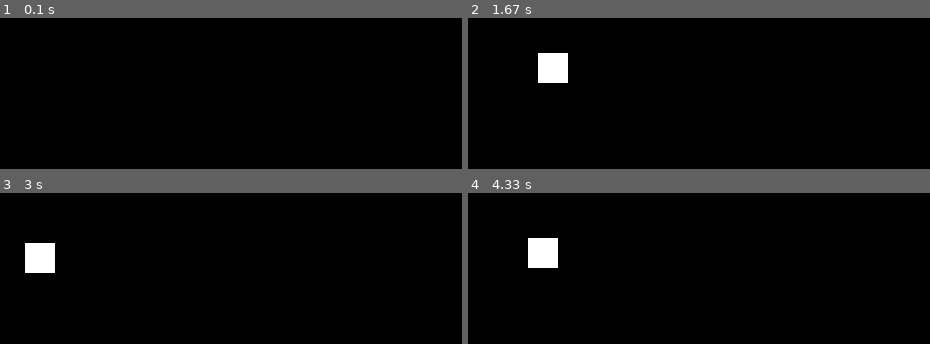
Above: before the commit, frames 1-4 (two rows, left to right).
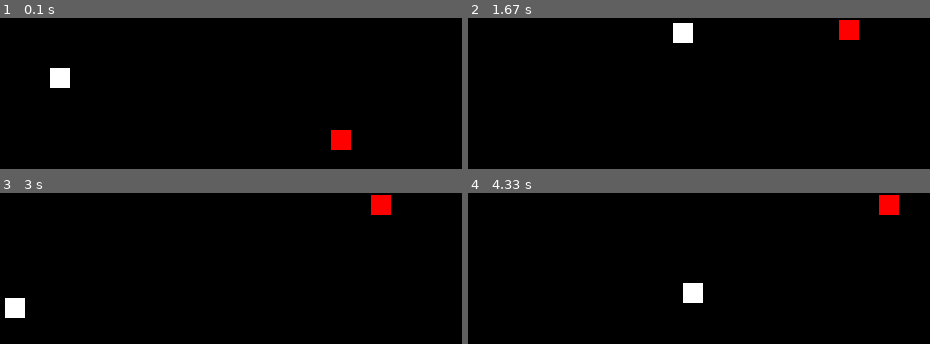
Above: after the commit, the same moments.

Repository: syki66/mini-game
Game: pygame game, started from pygame_test.py
Two runs of this game, one before a commit and one after it. Both use one fixed random seed, a clock stepped at 60 frames per second and the inputs below.
Inputs:
- Up to frame 1 (0.1 s): no input
- Up to frame 2 (1.67 s): hold Right 0.33-0.8 s; hold Up 0.83-1.13 s
- Up to frame 3 (3 s): hold Left 1.67-2.2 s; hold Down 2.23-2.53 s; hold Left 2.57-2.97 s
- Up to frame 4 (4.33 s): hold Up 3-3.37 s; hold Right 3.4-4.03 s; hold Down from 4.07 s (still down)

The runs differ from the first frame. In frame 1, 1.1% of the frame differs, in the area x 10-76%, y 33-88%; in frame 2, 2.4%, in the area x 15-85%, y 1-44%; in frame 3, 2.4%; in frame 4, 2.4%.

Commit message:
add enemy

Diff:
--- a/pygame_test.py
+++ b/pygame_test.py
@@ -1,6 +1,8 @@
 import pygame
+import random
 
 pygame.init()
+
 
 
 screenWidth = 500
@@ -10,15 +12,21 @@
 
 pygame.display.set_caption("game test")
 
+# 플레이어
 x = 50
 y = 50
-width = 30
-height = 30
+width = 20
+height = 20
 vel = 5
+
+# 적
+x1 = random.randrange(100,screenHeight)
+y1 = random.randrange(100,screenWidth) # 랜덤한 위치에서 생성
+
 
 run = True
 while run:
-    pygame.time.delay(100)
+    pygame.time.delay(15)
 
     for event in pygame.event.get():
         if event.type == pygame.QUIT:
@@ -39,6 +47,32 @@
 
     win.fill((0,0,0))
     pygame.draw.rect(win, (255,255, 255), (x, y, width, height))
+
+
+
+    # 적 움직임
+    pygame.draw.rect(win, (255, 0, 0), (x1, y1, width, height))
+    rand = random.randrange(0,4)
+
+    if rand == 1 and x1 > vel:
+        x1 -= vel
+    if rand == 2 and x1 < screenWidth - width - vel:
+        x1 += vel
+    if rand == 3 and y1 > vel:
+        y1 -= vel
+    if rand == 4 and y1 < screenHeight - height - vel:
+        y1 += vel
+
+    distance = ( (x1 - x)**2 + (y1 - y)**2 ) ** 0.5
+
+    if (distance < 20):
+        print("game over")
+        run = False
+
+
+
+
+
     pygame.display.update()
 
 pygame.quit()
